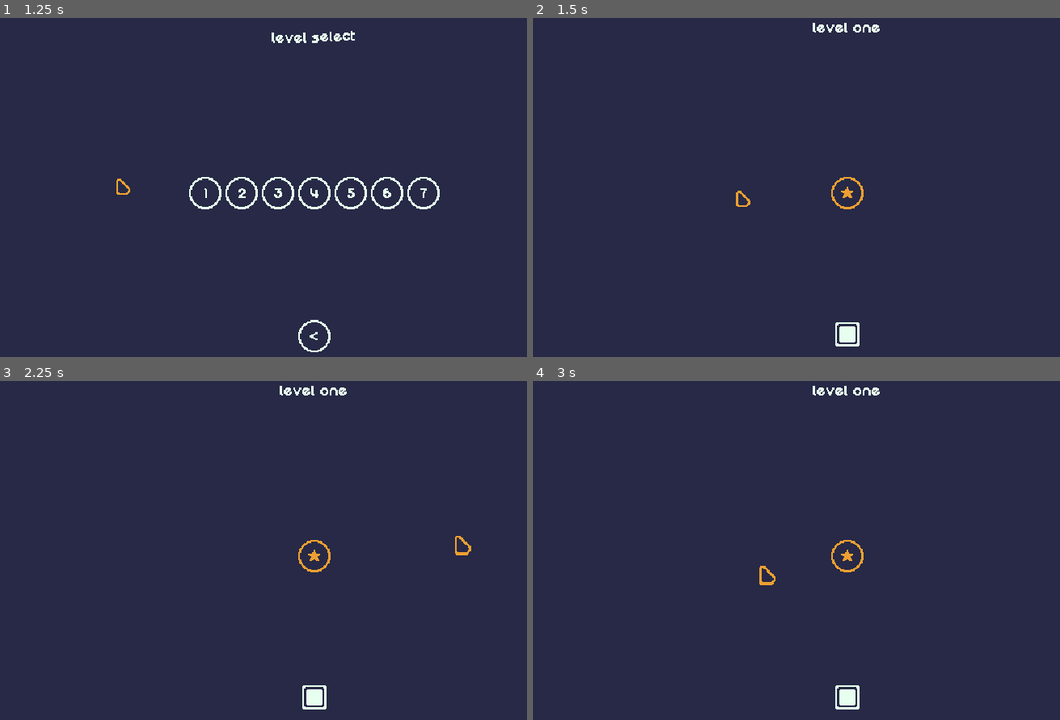
Above: before the commit, frames 1-4 (two rows, left to right).
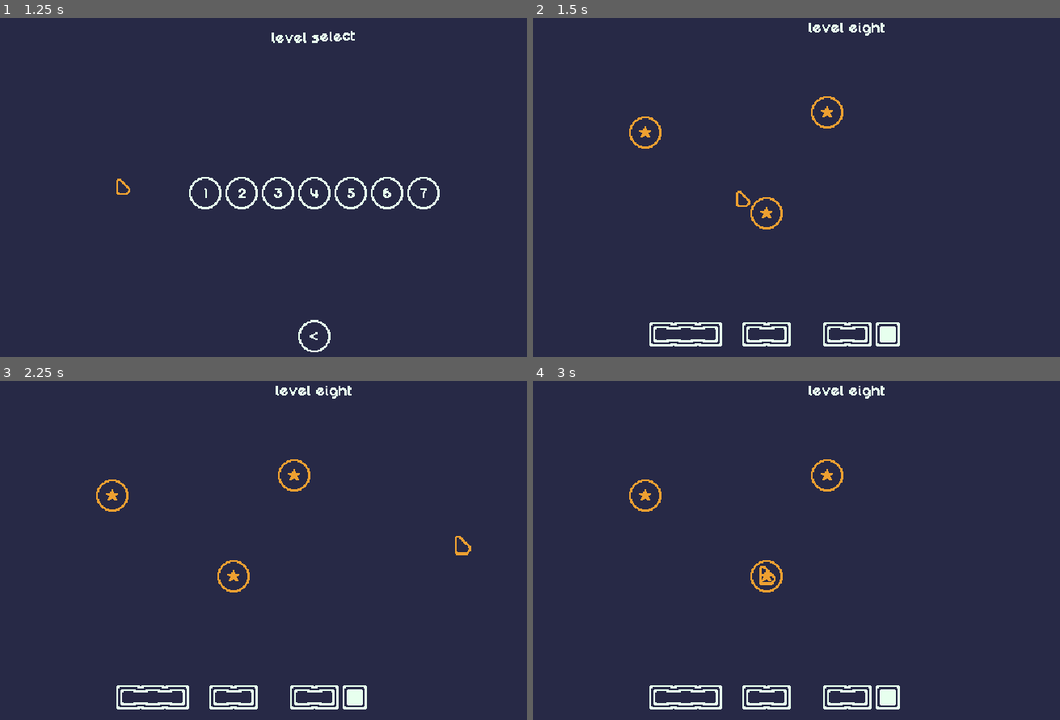
Above: after the commit, the same moments.

Repository: mrbartchak/brackeys-game-jam-2026.1
Game: Godot game, scene res://ui/screens/main_menu.tscn
The game is run twice, just before and just after one commit, with the same random seed, the same clock (stepped at 60 frames per second) and the same inputs.
Inputs (mouse positions are in pixels of both pictures, inside the frame that each line leads up to):
- Up to frame 1 (1.25 s): click (115, 180) at 0.5 s
- Up to frame 2 (1.5 s): click "1" at 1.25 s
- Up to frame 3 (2.25 s): tap Enter at 2 s; move the mouse to (458, 536) at 2.02 s; press the mouse at (458, 536) at 2.03 s
- Up to frame 4 (3 s): release the mouse at (991, 536) at 2.75 s; tap Space at 2.75 s; drag from (717, 574) to (849, 557) at 2.77 s

Frame 1 is identical in both runs. In frame 2, 2.1% of the frame differs, in the area x 18-70%, y 1-97%; in frame 3, 2.1%; in frame 4, 2.1%.

Commit message:
level 8 is good, big issue with block filling i need to fix

Diff:
--- a/levels/level.tscn
+++ b/levels/level.tscn
@@ -1,7 +1,7 @@
 [gd_scene load_steps=6 format=3 uid="uid://d3o1mlwx0i77u"]
 
 [ext_resource type="Script" uid="uid://bb4ci5k6gpr5t" path="res://levels/level_manager.gd" id="1_cwqvt"]
-[ext_resource type="Resource" uid="uid://b28ytryon3mx0" path="res://levels/level_data/level_01.tres" id="2_5mrsh"]
+[ext_resource type="Resource" uid="uid://02306kfc18bo" path="res://levels/level_data/level_08.tres" id="2_5mrsh"]
 [ext_resource type="Texture2D" uid="uid://bmrsfka7pn13d" path="res://ui/assets/background.png" id="3_safpt"]
 [ext_resource type="PackedScene" uid="uid://csb4fm2hdbikq" path="res://ui/components/win_screen.tscn" id="4_5mrsh"]
 
--- /dev/null
+++ b/levels/level_data/level_08.tres
@@ -0,0 +1,37 @@
+[gd_resource type="Resource" script_class="LevelData" load_steps=7 format=3 uid="uid://02306kfc18bo"]
+
+[ext_resource type="Script" uid="uid://c4lb5cudd274j" path="res://blocks/block_config.gd" id="1_h70xq"]
+[ext_resource type="Script" uid="uid://cjyn0y48epuwx" path="res://levels/level_data.gd" id="2_eko48"]
+
+[sub_resource type="Resource" id="Resource_0j7bc"]
+script = ExtResource("1_h70xq")
+block_id = "block_1x3"
+position = Vector2(-160, 0)
+metadata/_custom_type_script = "uid://c4lb5cudd274j"
+
+[sub_resource type="Resource" id="Resource_0wr1i"]
+script = ExtResource("1_h70xq")
+block_id = "block_1x2"
+position = Vector2(-80, 0)
+metadata/_custom_type_script = "uid://c4lb5cudd274j"
+
+[sub_resource type="Resource" id="Resource_lng5a"]
+script = ExtResource("1_h70xq")
+block_id = "block_1x2"
+metadata/_custom_type_script = "uid://c4lb5cudd274j"
+
+[sub_resource type="Resource" id="Resource_h70xq"]
+script = ExtResource("1_h70xq")
+block_id = "block_1x1"
+position = Vector2(40, 0)
+is_filled = true
+is_locked = true
+metadata/_custom_type_script = "uid://c4lb5cudd274j"
+
+[resource]
+script = ExtResource("2_eko48")
+id = "level_08"
+display_name = "level eight"
+target_zone_positions = Array[Vector2]([Vector2(240, 200), Vector2(300, 100), Vector2(120, 120)])
+blocks = Array[ExtResource("1_h70xq")]([SubResource("Resource_0j7bc"), SubResource("Resource_0wr1i"), SubResource("Resource_lng5a"), SubResource("Resource_h70xq")])
+metadata/_custom_type_script = "uid://cjyn0y48epuwx"
--- a/levels/level_manager.gd
+++ b/levels/level_manager.gd
@@ -17,7 +17,7 @@
 @onready var win_screen: Control = %WinScreen
 
 func _ready() -> void:
-	level_data = GameManager.current_level_data
+	#level_data = GameManager.current_level_data
 	if level_data:
 		_build_level()
 	GameManager.unlock_input()
